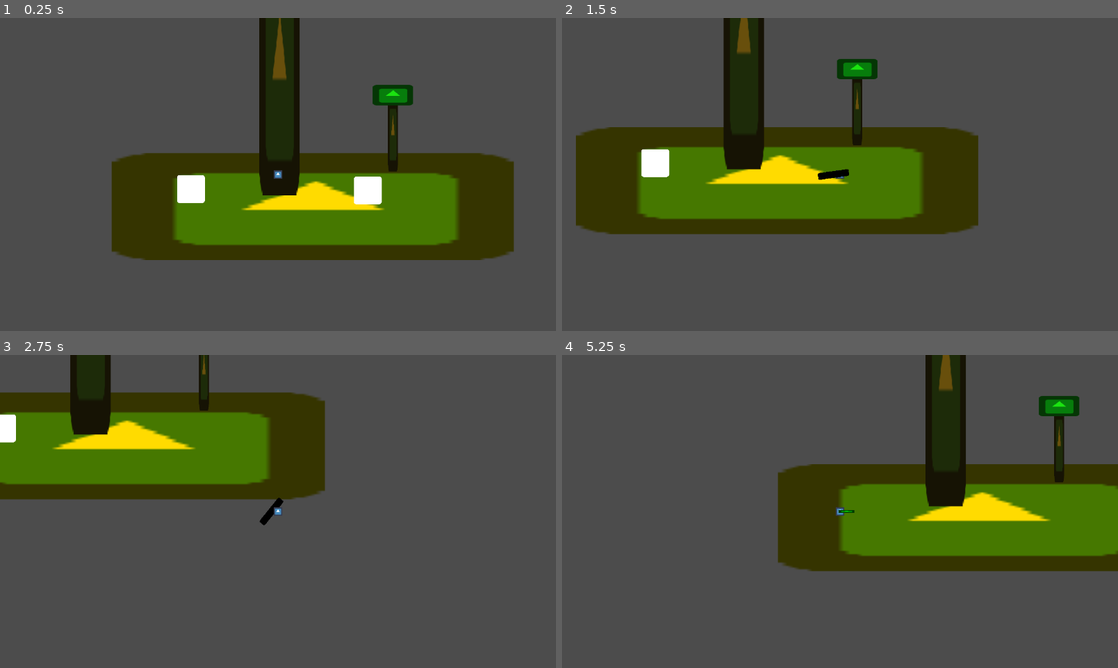
Above: before the commit, frames 1-4 (two rows, left to right).
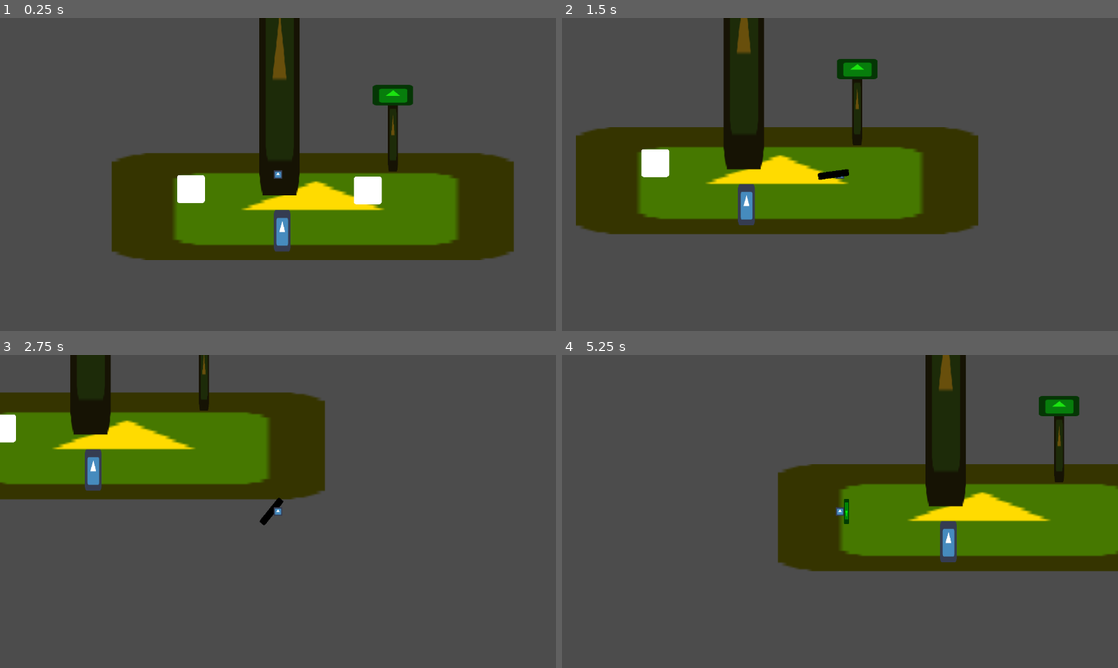
Above: after the commit, the same moments.

Repository: kjanuska/Independent-Study-Game
Game: Godot game, scene res://Scenes/Main.tscn
The game is run twice, just before and just after one commit, with the same random seed, the same clock (stepped at 60 frames per second) and the same inputs. The engine's default icon, where the game draws it, is replaced by a stand-in: a white triangle on a blue panel in a dark square.
Inputs (mouse positions are in pixels of both pictures, inside the frame that each line leads up to):
- Up to frame 1 (0.25 s): no input
- Up to frame 2 (1.5 s): tap Enter at 0.5 s; move the mouse to (962, 158) at 0.52 s; hold D (ui_right) 0.53-1.28 s; click (962, 158) at 0.6 s; move the mouse to (728, 190) at 1.27 s; hold S (ui_down) from 1.28 s (still down); tap E (Interact) at 1.35 s
- Up to frame 3 (2.75 s): click (166, 527) at 1.55 s; move the mouse to (333, 442) at 2.02 s; release S (ui_down) at 2.03 s; hold D (ui_right) from 2.03 s (still down); click (333, 442) at 2.1 s
- Up to frame 4 (5.25 s): move the mouse to (812, 574) at 2.77 s; release D (ui_right) at 2.78 s; hold W (ui_up) 2.78-3.53 s; right-click (812, 574) at 2.85 s; click (812, 574) at 3.05 s; move the mouse to (1006, 558) at 3.52 s; hold A (ui_left) 3.53-5.03 s; tap Space (space) at 3.6 s; click (1006, 558) at 3.8 s; move the mouse to (673, 464) at 4.27 s; click (673, 464) at 4.35 s; move the mouse to (867, 511) at 5.02 s; hold S (ui_down) from 5.03 s (still down); hold E (Interact) from 5.03 s (still down)

The runs differ from the first frame. In frame 1, 0.4% of the frame differs, in the area x 49-53%, y 61-75%; in frame 2, 0.4%; in frame 3, 0.4%; in frame 4, 0.5%, in the area x 49-71%, y 46-67%.

Commit message:
bruh

Diff:
--- a/Scenes/Gun/Gun.tscn
+++ b/Scenes/Gun/Gun.tscn
@@ -5,7 +5,6 @@
 
 [node name="Gun" type="Sprite"]
 modulate = Color( 0, 0, 0, 1 )
-position = Vector2( 0.0788879, -0.078897 )
 scale = Vector2( 1.1208, 0.243154 )
 texture = ExtResource( 1 )
 script = ExtResource( 2 )
--- a/Scenes/Main.tscn
+++ b/Scenes/Main.tscn
@@ -1,8 +1,9 @@
-[gd_scene load_steps=4 format=2]
+[gd_scene load_steps=5 format=2]
 
 [ext_resource path="res://icon.png" type="Texture" id=1]
 [ext_resource path="res://Scenes/Player.tscn" type="PackedScene" id=2]
 [ext_resource path="res://Scenes/PickupWeapon.tscn" type="PackedScene" id=3]
+[ext_resource path="res://Scenes/Rock.tscn" type="PackedScene" id=4]
 
 [node name="Main" type="Node2D"]
 
@@ -11,14 +12,6 @@
 self_modulate = Color( 1, 0.963082, 0.0585938, 1 )
 position = Vector2( 164.248, 205.355 )
 scale = Vector2( 14.4693, 3.83829 )
-z_index = -5
-texture = ExtResource( 1 )
-offset = Vector2( 14.0098, 4.74544 )
-
-[node name="Sprite" type="Sprite" parent="."]
-modulate = Color( 0.411765, 0.313726, 0.0509804, 1 )
-position = Vector2( 270, -130 )
-scale = Vector2( 1.44377, 8.92188 )
 z_index = -5
 texture = ExtResource( 1 )
 offset = Vector2( 14.0098, 4.74544 )
@@ -48,3 +41,14 @@
 [node name="Pickup Melee" parent="." instance=ExtResource( 3 )]
 position = Vector2( 86.4383, 183.406 )
 weapon_id = 0
+
+[node name="Sprite" type="Sprite" parent="."]
+modulate = Color( 0.411765, 0.313726, 0.0509804, 1 )
+position = Vector2( 270, -130 )
+scale = Vector2( 1.44377, 8.92188 )
+z_index = -5
+texture = ExtResource( 1 )
+offset = Vector2( 14.0098, 4.74544 )
+
+[node name="Rock" parent="." instance=ExtResource( 4 )]
+position = Vector2( 296.36, 279.337 )
--- /dev/null
+++ b/Scenes/Rock.tscn
@@ -0,0 +1,19 @@
+[gd_scene load_steps=4 format=2]
+
+[ext_resource path="res://icon.png" type="Texture" id=1]
+[ext_resource path="res://Scripts/Rock.gd" type="Script" id=2]
+
+[sub_resource type="RectangleShape2D" id=1]
+
+[node name="Rock" type="Sprite"]
+scale = Vector2( 0.6, 1.48 )
+texture = ExtResource( 1 )
+
+[node name="Hurtbox" type="Area2D" parent="." groups=[
+"hurtbox",
+]]
+script = ExtResource( 2 )
+
+[node name="CollisionShape2D" type="CollisionShape2D" parent="Hurtbox"]
+scale = Vector2( 2.93333, 3.10811 )
+shape = SubResource( 1 )
--- a/Scenes/Sword.tscn
+++ b/Scenes/Sword.tscn
@@ -1,26 +1,116 @@
-[gd_scene load_steps=4 format=2]
+[gd_scene load_steps=6 format=2]
 
-[ext_resource path="res://Scripts/Sword.gd" type="Script" id=1]
-[ext_resource path="res://icon.png" type="Texture" id=2]
+[ext_resource path="res://icon.png" type="Texture" id=1]
+[ext_resource path="res://Scripts/Sword.gd" type="Script" id=2]
 
 [sub_resource type="RectangleShape2D" id=1]
+extents = Vector2( 4.17053, 52.5467 )
 
-[node name="Sword" type="Area2D"]
-scale = Vector2( 4.67215, 0.103432 )
-script = ExtResource( 1 )
+[sub_resource type="Animation" id=2]
+resource_name = "attack"
+length = 0.25
+step = 0.01
+tracks/0/type = "value"
+tracks/0/path = NodePath(".:position")
+tracks/0/interp = 1
+tracks/0/loop_wrap = true
+tracks/0/imported = false
+tracks/0/enabled = true
+tracks/0/keys = {
+"times": PoolRealArray( 0, 0.12, 0.25 ),
+"transitions": PoolRealArray( 1, 1, 1 ),
+"update": 0,
+"values": [ Vector2( -20, 0 ), Vector2( -0.8, -20 ), Vector2( 20, 0 ) ]
+}
+tracks/1/type = "value"
+tracks/1/path = NodePath(".:rotation_degrees")
+tracks/1/interp = 1
+tracks/1/loop_wrap = true
+tracks/1/imported = false
+tracks/1/enabled = true
+tracks/1/keys = {
+"times": PoolRealArray( 0, 0.25 ),
+"transitions": PoolRealArray( 1, 1 ),
+"update": 0,
+"values": [ -90.0, 90.0 ]
+}
 
-[node name="CollisionShape2D" type="CollisionShape2D" parent="."]
-scale = Vector2( 0.402324, 3.24 )
-shape = SubResource( 1 )
+[sub_resource type="Animation" id=3]
+resource_name = "idle"
+length = 0.001
+tracks/0/type = "value"
+tracks/0/path = NodePath(".:position")
+tracks/0/interp = 1
+tracks/0/loop_wrap = true
+tracks/0/imported = false
+tracks/0/enabled = true
+tracks/0/keys = {
+"times": PoolRealArray( 0 ),
+"transitions": PoolRealArray( 1 ),
+"update": 0,
+"values": [ Vector2( 0, 0 ) ]
+}
+tracks/1/type = "value"
+tracks/1/path = NodePath("../CollisionShape2D:position")
+tracks/1/interp = 1
+tracks/1/loop_wrap = true
+tracks/1/imported = false
+tracks/1/enabled = true
+tracks/1/keys = {
+"times": PoolRealArray( 0 ),
+"transitions": PoolRealArray( 1 ),
+"update": 0,
+"values": [ Vector2( 0, 0 ) ]
+}
+tracks/2/type = "value"
+tracks/2/path = NodePath("../CollisionShape2D:rotation_degrees")
+tracks/2/interp = 1
+tracks/2/loop_wrap = true
+tracks/2/imported = false
+tracks/2/enabled = true
+tracks/2/keys = {
+"times": PoolRealArray( 0 ),
+"transitions": PoolRealArray( 1 ),
+"update": 0,
+"values": [ 90.0 ]
+}
+tracks/3/type = "value"
+tracks/3/path = NodePath(".:rotation_degrees")
+tracks/3/interp = 1
+tracks/3/loop_wrap = true
+tracks/3/imported = false
+tracks/3/enabled = true
+tracks/3/keys = {
+"times": PoolRealArray( 0 ),
+"transitions": PoolRealArray( 1 ),
+"update": 0,
+"values": [ 90.0 ]
+}
 
-[node name="Sprite" type="Sprite" parent="."]
+[node name="Sword" type="Sprite"]
 modulate = Color( 0, 0.976471, 0.0627451, 1 )
 self_modulate = Color( 0.305882, 1, 0.447059, 1 )
-scale = Vector2( 0.119999, 1 )
-texture = ExtResource( 2 )
+position = Vector2( 20, 0 )
+rotation = 1.5708
+scale = Vector2( 0.188106, -0.917151 )
+texture = ExtResource( 1 )
+script = ExtResource( 2 )
+
+[node name="Area2D" type="Area2D" parent="."]
+
+[node name="CollisionShape2D" type="CollisionShape2D" parent="Area2D"]
+position = Vector2( 0, 20 )
+rotation = 1.5708
+scale = Vector2( -7.40994, -1.0117 )
+shape = SubResource( 1 )
+disabled = true
 
 [node name="MeleeAttack" type="Timer" parent="."]
-wait_time = 0.4
+wait_time = 0.25
 one_shot = true
 
-[connection signal="timeout" from="MeleeAttack" to="." method="_on_MeleeAttack_timeout"]
+[node name="AnimationPlayer" type="AnimationPlayer" parent="."]
+anims/attack = SubResource( 2 )
+anims/idle = SubResource( 3 )
+
+[connection signal="area_entered" from="Area2D" to="." method="_on_Area2D_area_entered"]
--- a/Scripts/Player.gd
+++ b/Scripts/Player.gd
@@ -121,14 +121,14 @@
 		if Input.is_action_just_released("shoot") && equipped_ranged == bow_load:
 			shoot_charged()
 
-		if Input.is_action_just_pressed("melee"):
-	#		only equip melee if currently equipped ranged
-			if equipped_melee != null:
-				if current_weapon == ranged:
-					current_weapon = melee
-					equip(equipped_melee_id)
-				if melee_attack_cooldown.is_stopped():
-					melee_attack()
+	if Input.is_action_just_pressed("melee"):
+#		only equip melee if currently equipped ranged
+		if equipped_melee != null:
+			if current_weapon == ranged:
+				current_weapon = melee
+				equip(equipped_melee_id)
+			if melee_attack_cooldown.is_stopped():
+				melee_attack()
 
 func pickup(id):
 	if current_weapon != null:
@@ -195,8 +195,7 @@
 		count = 0
 
 func melee_attack():
-	print("attack")
-
+	melee.playAnim("attack")
 	melee_attack_cooldown.start()
 
 func set_weapon_rotation():
--- /dev/null
+++ b/Scripts/Rock.gd
@@ -0,0 +1,4 @@
+extends Area2D
+
+func take_damage():
+	print("ouch")
--- a/Scripts/Sword.gd
+++ b/Scripts/Sword.gd
@@ -1,4 +1,12 @@
-extends Area2D
+extends Node
+
+func playAnim(animation):
+	$AnimationPlayer.play(animation)
 
 func _on_MeleeAttack_timeout():
+	playAnim("idle")
 	$MeleeAttack.stop()
+
+func _on_Area2D_area_entered(area):
+	if area.is_in_group("hurtbox"):
+		area.take_damage()
